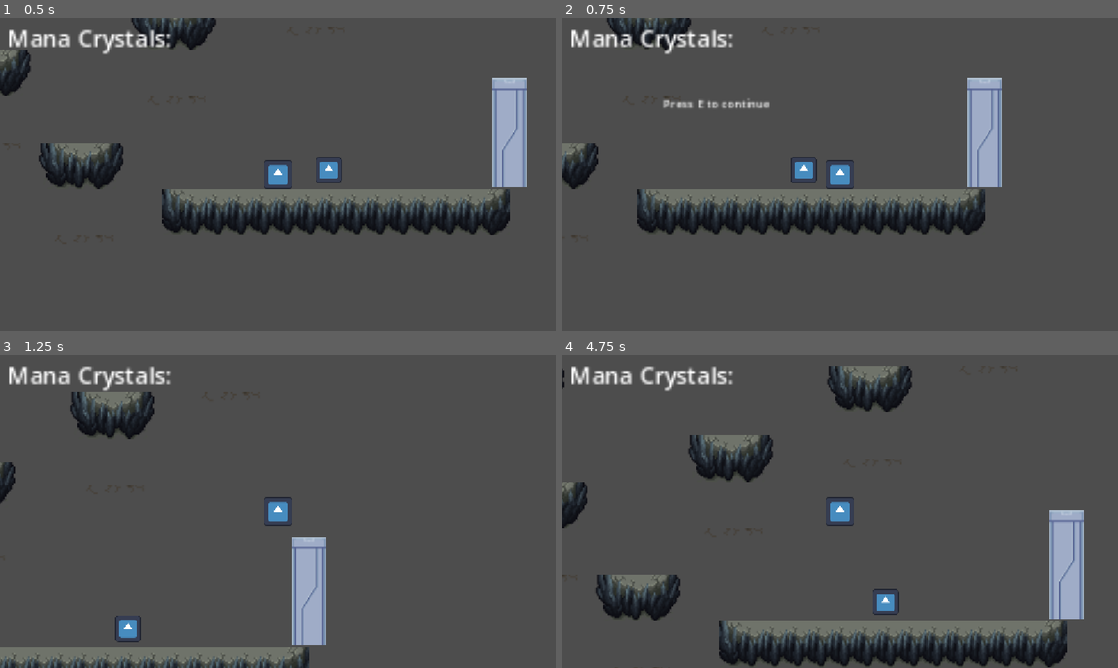
Above: before the commit, frames 1-4 (two rows, left to right).
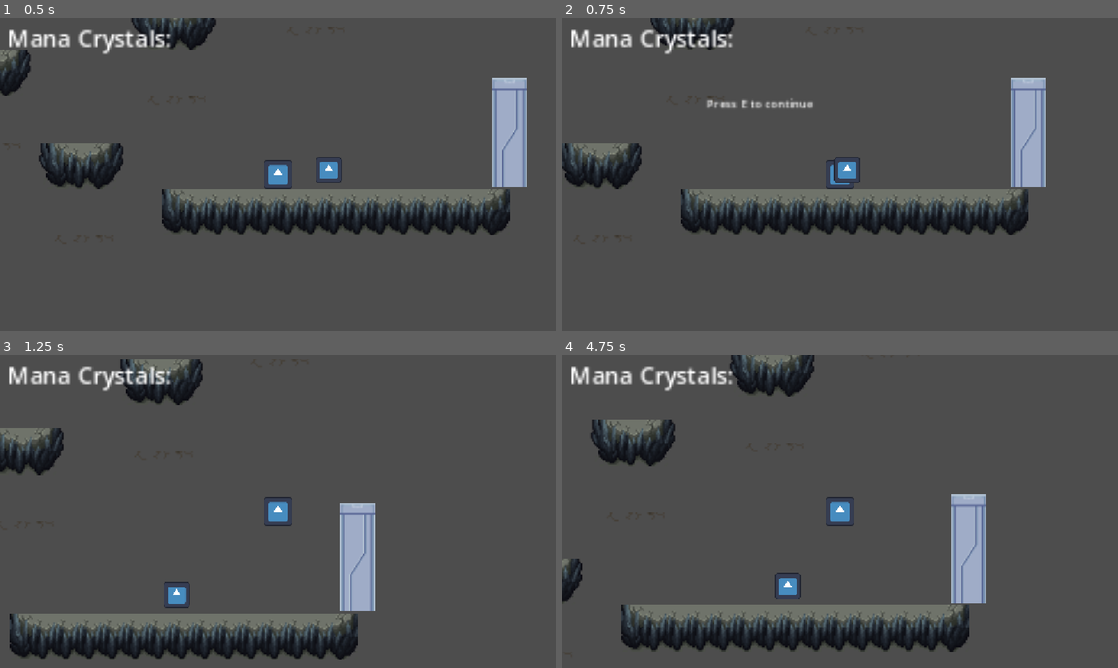
Above: after the commit, the same moments.

Repository: multii-RC/P3_Real_Puzzle
Game: Godot game, scene res://Scenes/world.tscn
Same seed, same stepped clock (60 frames per second), same inputs: the game is played once before the commit and once after it. The engine's default icon, where the game draws it, is replaced by a stand-in: a white triangle on a blue panel in a dark square.
Inputs:
- Up to frame 1 (0.5 s): no input
- Up to frame 2 (0.75 s): hold Right (right) from 0.53 s (still down); tap E (Interact) at 0.6 s
- Up to frame 3 (1.25 s): keep holding Right (right); tap Up (jump) at 0.77 s
- Up to frame 4 (4.75 s): tap E (Interact) at 1.35, 2.1, 2.75, 2.85, 3.6, 4.35 s; tap Up (jump) at 1.52, 3.02, 3.77, 4.52 s; release Right (right) at 2.03 s; hold Left (left) 2.03-2.78 s; hold Right (right) 2.78-4.28 s; hold Left (left) from 4.28 s (still down)

Frame 1 is identical in both runs. In frame 2, 12% of the frame differs, in the area x 0-87%, y 0-70%; in frame 3, 17%; in frame 4, 24%, in the area x 0-94%, y 0-100%.

Commit message:
player speed and jump are now adjustable

Diff:
--- a/p-3-real-puzzle/Code/character_body_2d.gd
+++ b/p-3-real-puzzle/Code/character_body_2d.gd
@@ -1,8 +1,8 @@
 extends CharacterBody2D
 
 
-const SPEED = 300.0
-const JUMP_VELOCITY = -400.0
+@export var SPEED = 150.0
+@export var JUMP_VELOCITY = -350.0
 
 
 func _physics_process(delta: float) -> void:
